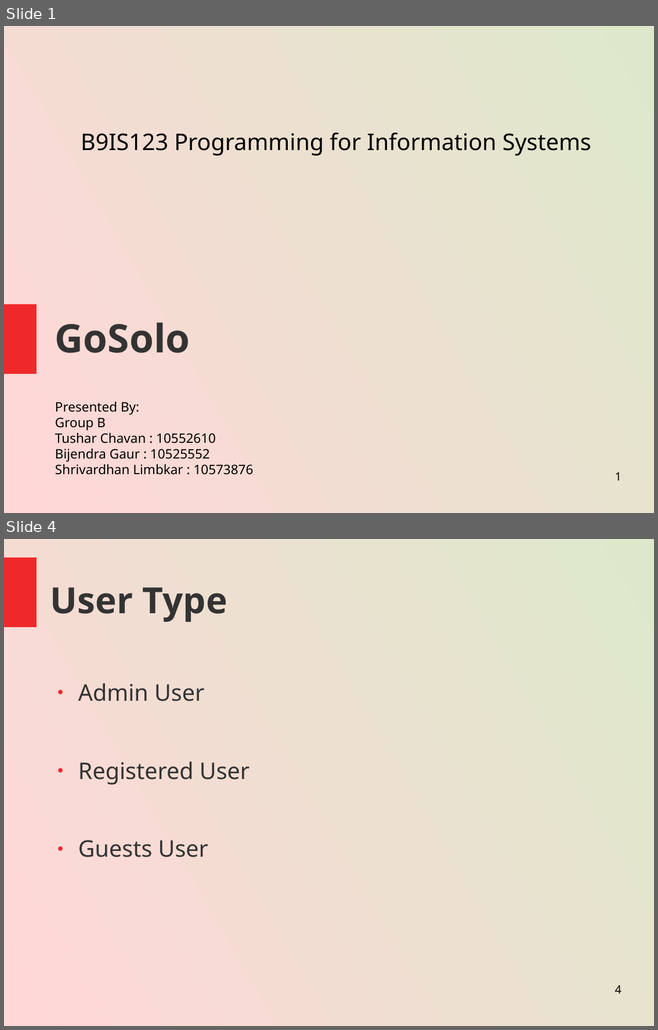
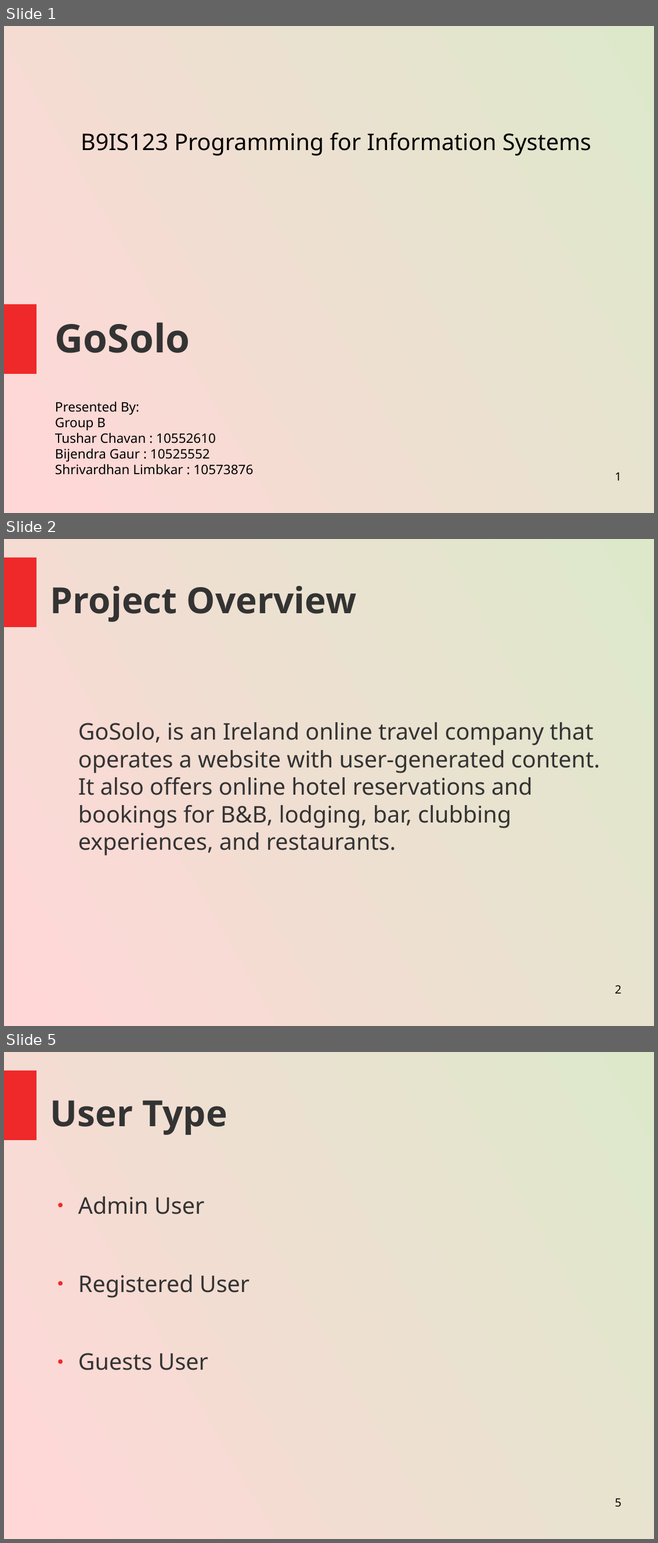
Before and after one commit to shreelimbkar/B9IS123_RRApp, a slide deck: GoSolo-ppt.odp. Shown one above the other, each under a label of ours: slides 1 and 4 before the commit, slides 1, 2 and 5 after it; the slides between them are not shown. The pictures are 658x1030 and 658x1543 pixels, drawn with LibreOffice and Linux fonts; fonts in the diff are those of the drawing. Boxes give left, top, right and bottom in pixels: in the first picture for what was removed or moved away, otherwise in the second. Text is boxed around its words. In the diff, an @@ line names an element or a change of style, - is before the commit and + after.

```diff
--- a/GoSolo-ppt.odp
+++ b/GoSolo-ppt.odp
@@ slide 2 added at (x1=4, y1=539, x2=654, y2=1026), background gradient #DDE8CB to #FFD7D7; not listed: 1 template element that a slide beside it also shows @@
@@ title added at (x1=50, y1=586, x2=356, y2=622), 44 pt, text #333333, bold @@
+Project Overview
@@ text added at (x1=78, y1=722, x2=600, y2=856), 28 pt, text #333333 @@
+GoSolo, is an Ireland online travel company that operates a website with user-generated content. It also offers online hotel reservations and bookings for B&B, lodging, bar, clubbing experiences, and restaurants.
@@ page number added at (x1=615, y1=985, x2=621, y2=994), 14 pt, text #000000 @@
+2
@@ what was slide 4 is now slide 5 @@
@@ page number at (x1=615, y1=1499, x2=621, y2=1507): text changed @@
-4
+5
```
Also in this commit, not shown: 3 slides changed, 2 other slides added.
